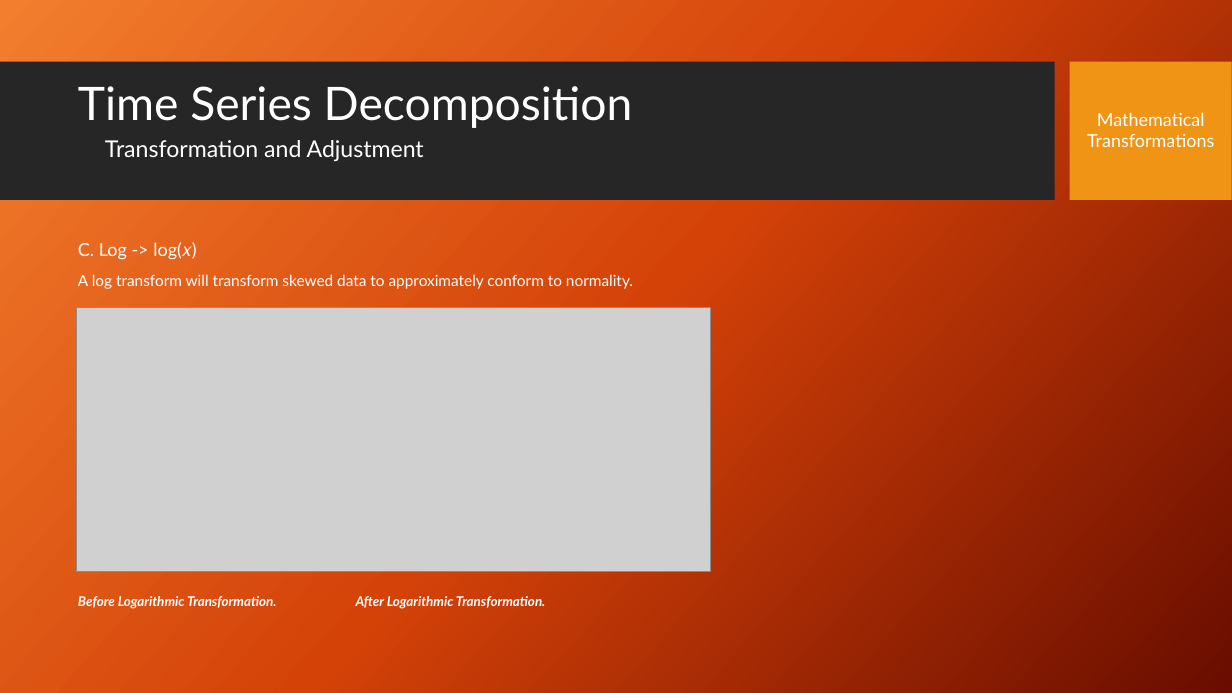
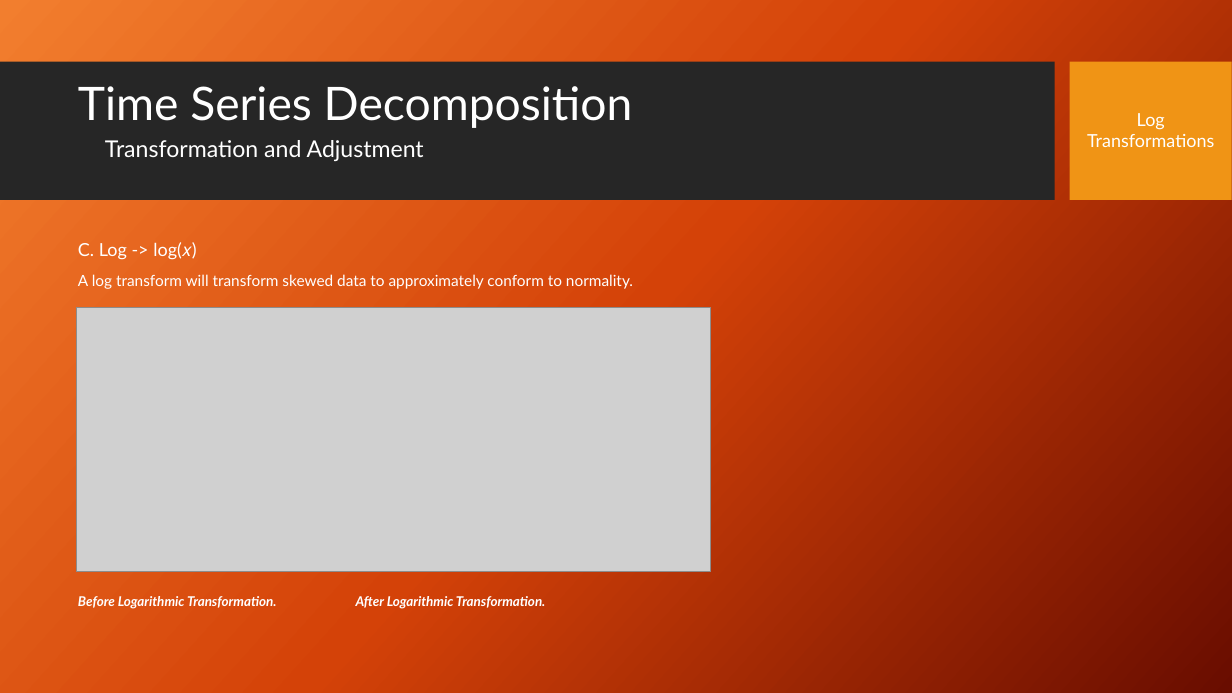
Before and after one commit to stephen-haslett/data-624, a slide deck: slide 7 of Data624TimeSeriesDecompPresentation.pptx (slide 5 before the commit). Drawn at 1232x693 pixels with LibreOffice and Linux fonts; fonts in the diff are those of the drawing; grey boxes stand for pictures; background and template pictures are left out. Boxes give left, top, right and bottom in pixels: in the first picture for what was removed or moved away, otherwise in the second. Text is boxed around its words. In the diff, an @@ line names an element or a change of style, - is before the commit and + after.

```diff
--- a/Data624TimeSeriesDecompPresentation.pptx
+++ b/Data624TimeSeriesDecompPresentation.pptx
@@ text at (1137,113,1165,130): text changed @@
-Mathematical
+Log
```
Also in this commit, not shown: 5 other slides changed, 3 slides added.
